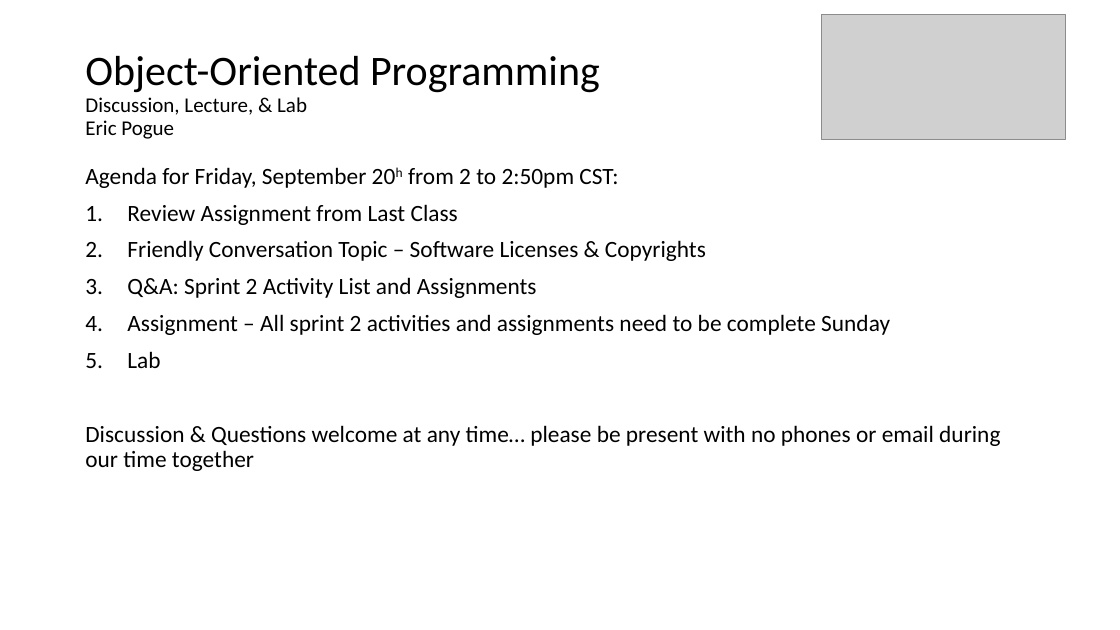
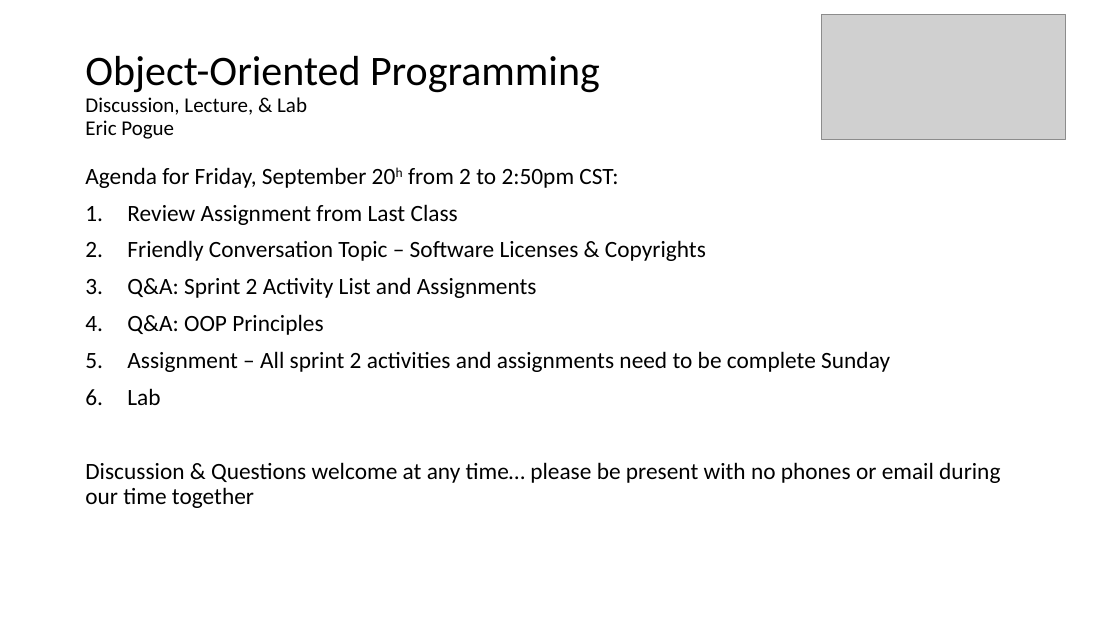
Before and after one commit to EricJPogue/CPSC-24500, a slide deck: slide 1 of lecture-slides/2019-09-20-oop.pptx. Drawn at 1120x630 pixels with LibreOffice and Linux fonts; fonts in the diff are those of the drawing; grey boxes stand for pictures. Boxes give left, top, right and bottom in pixels: in the first picture for what was removed or moved away, otherwise in the second. Text is boxed around its words. In the diff, an @@ line names an element or a change of style, - is before the commit and + after.

```diff
--- a/lecture-slides/2019-09-20-oop.pptx
+++ b/lecture-slides/2019-09-20-oop.pptx
@@ text at <box>127,314,323,335</box>: paragraph added @@
+4. Q&A: OOP Principles
```
Also in this commit, not shown: 1 other slide changed, 2 slides added.
